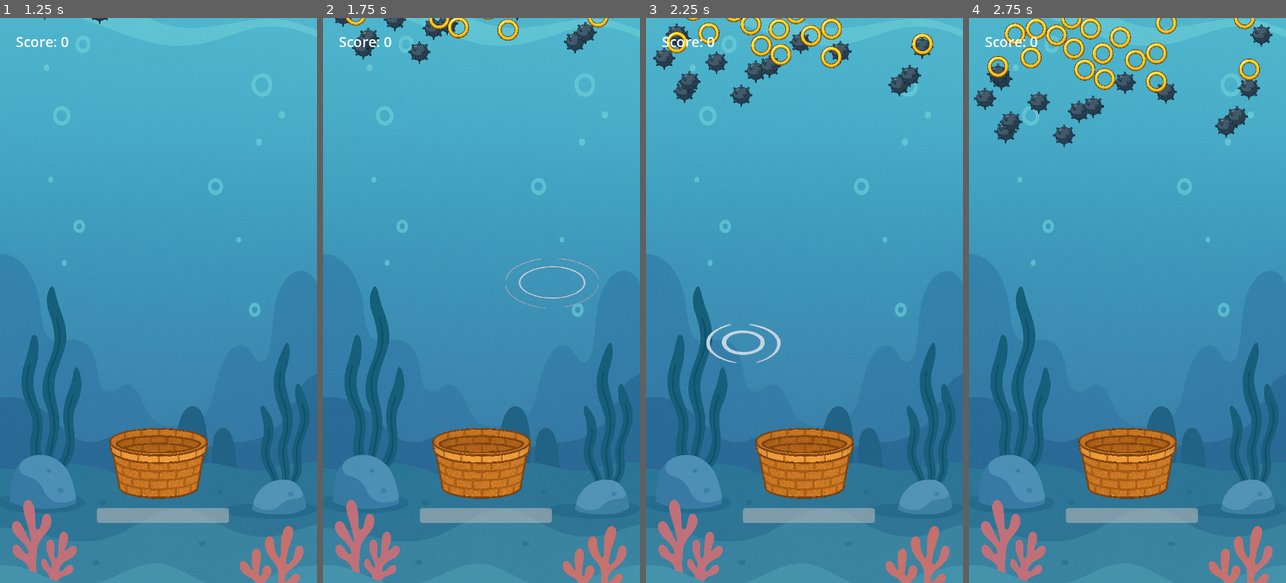
Above: before the commit, frames 1-4 (left to right).
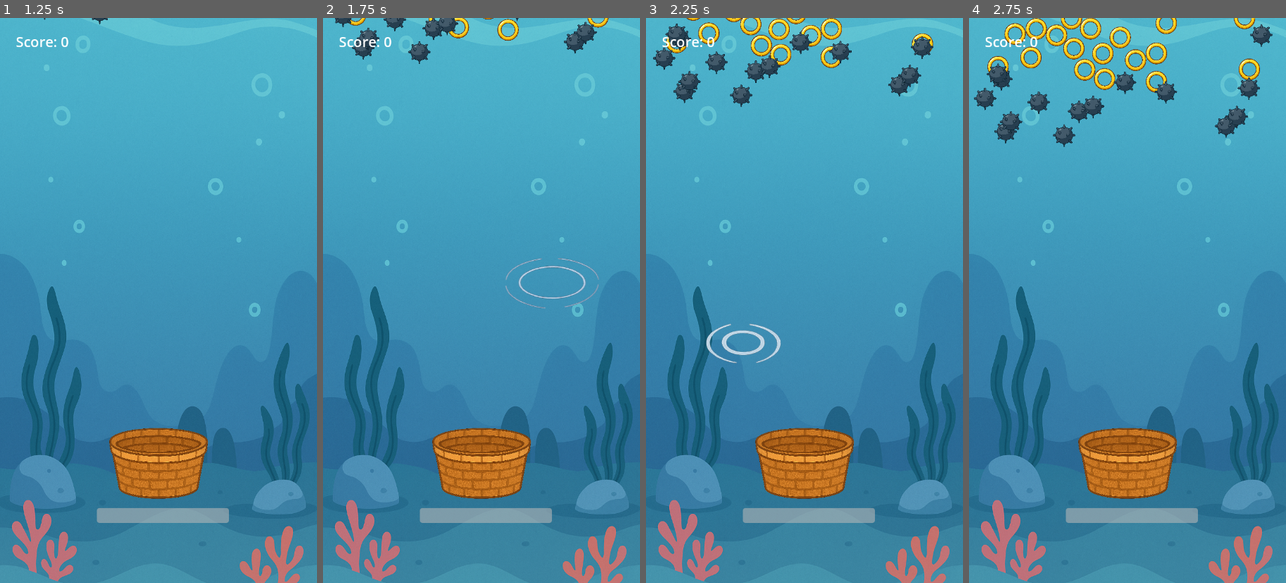
Above: after the commit, the same moments.

Repository: ericso/aqua-launch
Game: Godot game, scene res://main/main.tscn
Two runs of this game, one before a commit and one after it. Both use one fixed random seed, a clock stepped at 60 frames per second and the inputs below.
Inputs (mouse positions are in pixels of both pictures, inside the frame that each line leads up to):
- Up to frame 1 (1.25 s): click "New Game" at 0.5 s
- Up to frame 2 (1.75 s): tap Enter at 1.25 s; move the mouse to (551, 272) at 1.27 s; click (551, 272) at 1.42 s
- Up to frame 3 (2.25 s): move the mouse to (741, 328) at 2.02 s; click (741, 328) at 2.17 s
- Up to frame 4 (2.75 s): no input

Frame 1 is identical in both runs. In frame 2, 0.1% of the frame differs, in the area x 7-86%, y 0-3%; in frame 3, 0.2%, in the area x 6-91%, y 2-9%; in frame 4, less than 0.1%.

Commit message:
explosion animation when mine hits

Diff:
--- a/basket/basket.gd
+++ b/basket/basket.gd
@@ -23,6 +23,7 @@
 	if health <= 0:
 		die()
 
+# TODO this doesn't work yet
 func die():
 	# Trigger game over
 	get_tree().call_group("ui", "show_game_over")  # or emit signal
--- a/basket/mine_sensor.gd
+++ b/basket/mine_sensor.gd
@@ -1,10 +1,11 @@
 extends Area2D
 
-signal mine_hit
+signal mine_hit(mine: Node2D)
 
 func _ready():
 	connect("body_entered", Callable(self, "_on_body_entered"))
 
 func _on_body_entered(body):
 	if body.is_in_group("mines"):
-		emit_signal("mine_hit")
+		body.queue_free()
+		emit_signal("mine_hit", body)
--- /dev/null
+++ b/explosion/explosion.gd
@@ -0,0 +1,5 @@
+extends Node2D
+
+func _ready():
+	$AnimatedSprite2D.play()
+	$AnimatedSprite2D.connect("animation_finished", Callable(self, "queue_free"))
--- /dev/null
+++ b/explosion/explosion.tscn
@@ -0,0 +1,102 @@
+[gd_scene load_steps=16 format=3 uid="uid://b10uol18dbq1w"]
+
+[ext_resource type="Texture2D" uid="uid://c0st6hk7jxcg5" path="res://explosion/explosion.png" id="1_echoh"]
+[ext_resource type="Script" uid="uid://cwbxf8vm5s75a" path="res://explosion/explosion.gd" id="1_pim3w"]
+
+[sub_resource type="AtlasTexture" id="AtlasTexture_pim3w"]
+atlas = ExtResource("1_echoh")
+region = Rect2(0, 0, 256, 325)
+
+[sub_resource type="AtlasTexture" id="AtlasTexture_mp546"]
+atlas = ExtResource("1_echoh")
+region = Rect2(256, 0, 256, 325)
+
+[sub_resource type="AtlasTexture" id="AtlasTexture_tic5l"]
+atlas = ExtResource("1_echoh")
+region = Rect2(512, 0, 256, 325)
+
+[sub_resource type="AtlasTexture" id="AtlasTexture_ran55"]
+atlas = ExtResource("1_echoh")
+region = Rect2(768, 0, 256, 325)
+
+[sub_resource type="AtlasTexture" id="AtlasTexture_4jg8r"]
+atlas = ExtResource("1_echoh")
+region = Rect2(0, 325, 256, 325)
+
+[sub_resource type="AtlasTexture" id="AtlasTexture_6c071"]
+atlas = ExtResource("1_echoh")
+region = Rect2(256, 325, 256, 325)
+
+[sub_resource type="AtlasTexture" id="AtlasTexture_d0cwp"]
+atlas = ExtResource("1_echoh")
+region = Rect2(512, 325, 256, 325)
+
+[sub_resource type="AtlasTexture" id="AtlasTexture_2utuo"]
+atlas = ExtResource("1_echoh")
+region = Rect2(768, 325, 256, 325)
+
+[sub_resource type="AtlasTexture" id="AtlasTexture_bgt1o"]
+atlas = ExtResource("1_echoh")
+region = Rect2(0, 650, 256, 325)
+
+[sub_resource type="AtlasTexture" id="AtlasTexture_bdig0"]
+atlas = ExtResource("1_echoh")
+region = Rect2(256, 650, 256, 325)
+
+[sub_resource type="AtlasTexture" id="AtlasTexture_ndr5a"]
+atlas = ExtResource("1_echoh")
+region = Rect2(512, 650, 256, 325)
+
+[sub_resource type="AtlasTexture" id="AtlasTexture_xev5a"]
+atlas = ExtResource("1_echoh")
+region = Rect2(768, 650, 256, 325)
+
+[sub_resource type="SpriteFrames" id="SpriteFrames_5kmef"]
+animations = [{
+"frames": [{
+"duration": 1.0,
+"texture": SubResource("AtlasTexture_pim3w")
+}, {
+"duration": 1.0,
+"texture": SubResource("AtlasTexture_mp546")
+}, {
+"duration": 1.0,
+"texture": SubResource("AtlasTexture_tic5l")
+}, {
+"duration": 1.0,
+"texture": SubResource("AtlasTexture_ran55")
+}, {
+"duration": 1.0,
+"texture": SubResource("AtlasTexture_4jg8r")
+}, {
+"duration": 1.0,
+"texture": SubResource("AtlasTexture_6c071")
+}, {
+"duration": 1.0,
+"texture": SubResource("AtlasTexture_d0cwp")
+}, {
+"duration": 1.0,
+"texture": SubResource("AtlasTexture_2utuo")
+}, {
+"duration": 1.0,
+"texture": SubResource("AtlasTexture_bgt1o")
+}, {
+"duration": 1.0,
+"texture": SubResource("AtlasTexture_bdig0")
+}, {
+"duration": 1.0,
+"texture": SubResource("AtlasTexture_ndr5a")
+}, {
+"duration": 1.0,
+"texture": SubResource("AtlasTexture_xev5a")
+}],
+"loop": false,
+"name": &"default",
+"speed": 30.0
+}]
+
+[node name="Node2D" type="Node2D"]
+script = ExtResource("1_pim3w")
+
+[node name="AnimatedSprite2D" type="AnimatedSprite2D" parent="."]
+sprite_frames = SubResource("SpriteFrames_5kmef")
--- a/main/main.gd
+++ b/main/main.gd
@@ -61,9 +61,18 @@
 
 # _on_mine_hit is the handler for when a mine collides with the basket
 # A mine hit should do two things: decrease the score and do damage to the basket
-func _on_mine_hit() -> void:
+func _on_mine_hit(mine: Node2D) -> void:
 	if game_active:
+		# score go down
 		ScoreManager.decrement_score(1)
+
+		# explosion
+		var explosion = preload("res://explosion/explosion.tscn").instantiate()
+		get_tree().current_scene.add_child(explosion)
+		# offset the explosion to be above the mine
+		explosion.global_position = mine.global_position + Vector2(0, -50)
+
+		# damage basket
 		if basket:
 			basket.apply_damage(20)
 
--- a/mine/mine.tscn
+++ b/mine/mine.tscn
@@ -7,6 +7,7 @@
 radius = 314.006
 
 [node name="Mine" type="RigidBody2D" groups=["mines"]]
+z_index = 2
 collision_layer = 4
 collision_mask = 2
 script = ExtResource("1_lbeme")
Not shown, added: explosion/explosion.gd.uid
Binary file added: explosion/explosion.png
Not shown, added: explosion/explosion.png.import
